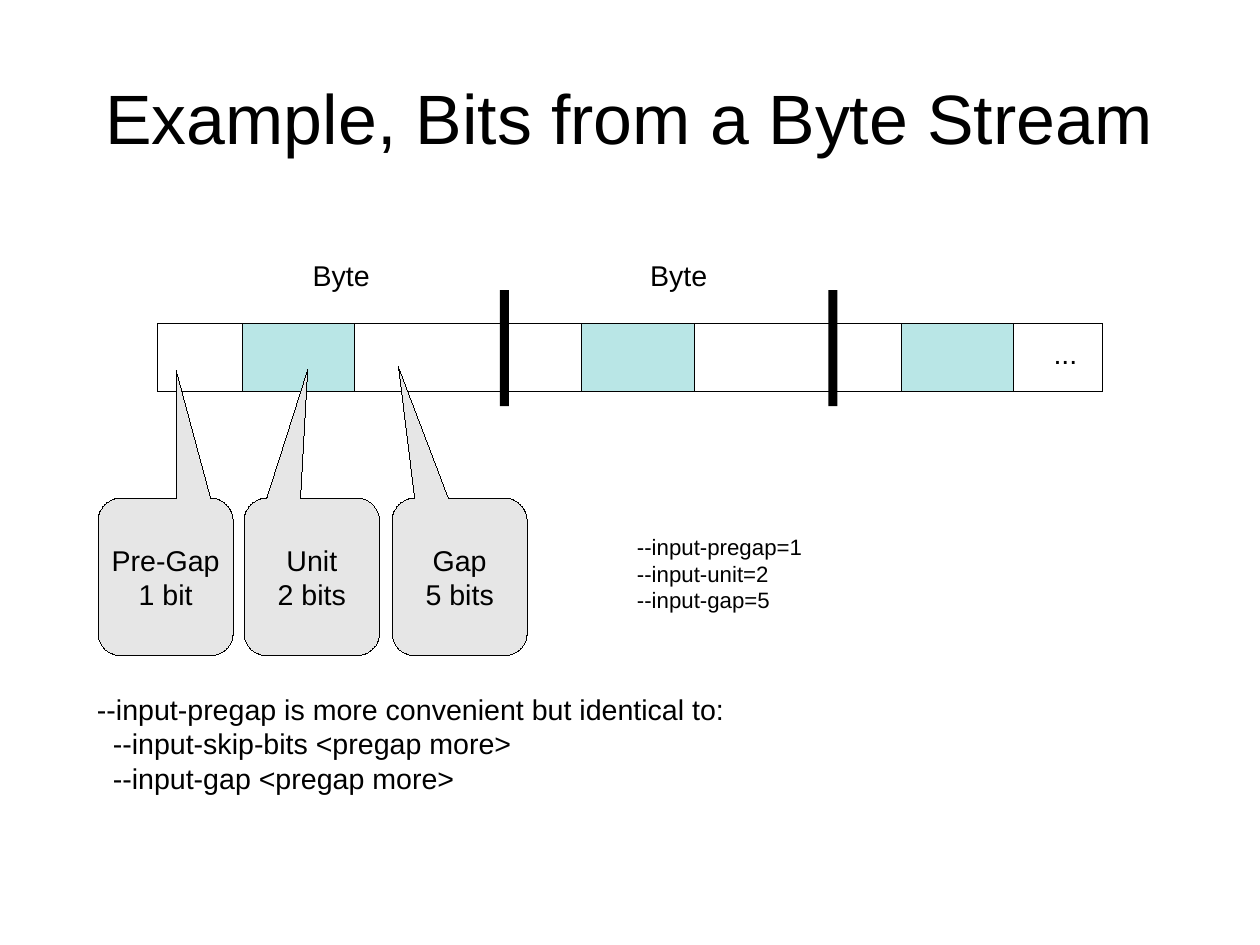
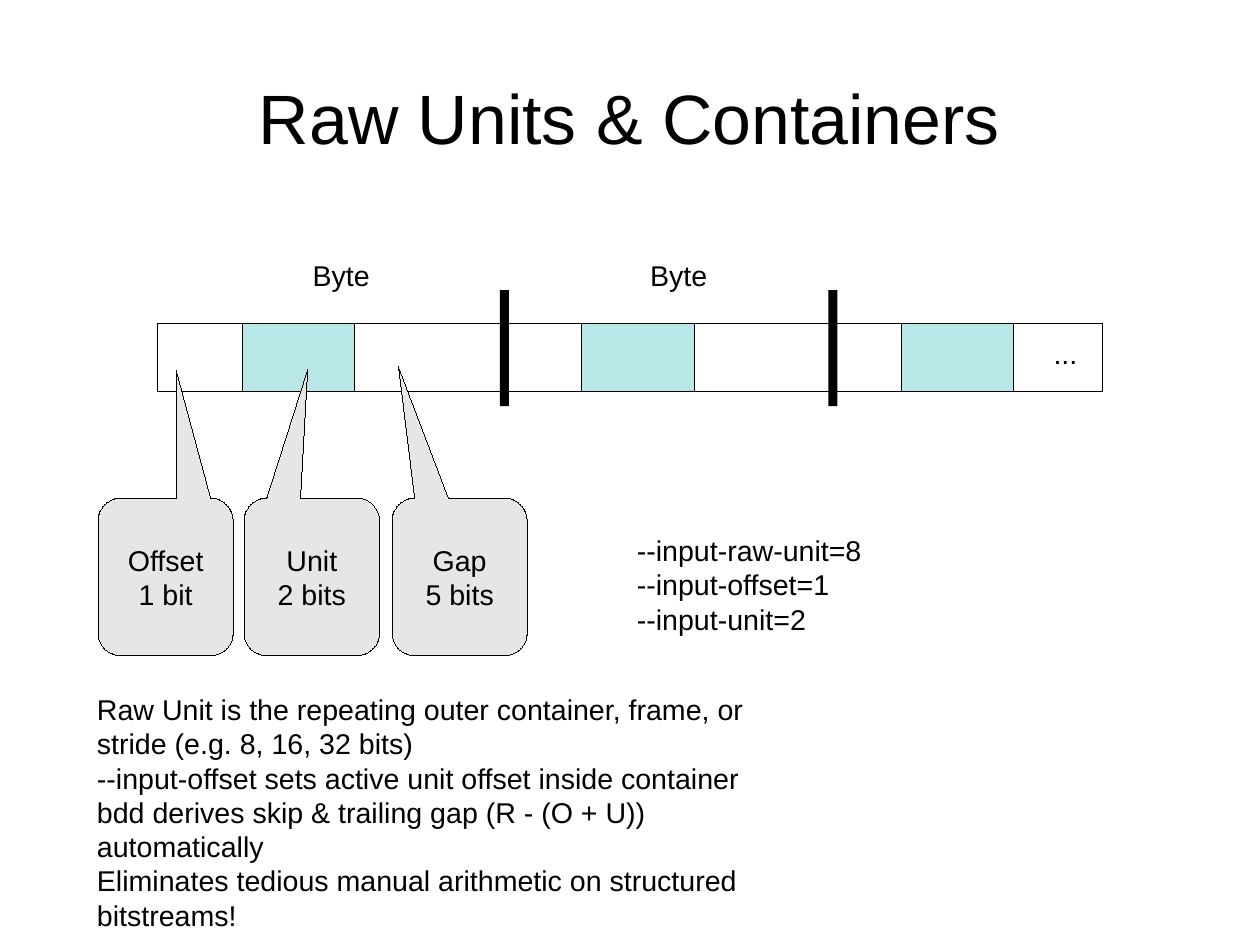
Before and after one commit to e-t-u/bdd, a slide deck: slide 3 of docs/Presentation.odp. Drawn at 1260x945 pixels with LibreOffice and Linux fonts; fonts in the diff are those of the drawing. Boxes give left, top, right and bottom in pixels: in the first picture for what was removed or moved away, otherwise in the second. Text is boxed around its words. In the diff, an @@ line names an element or a change of style, - is before the commit and + after.

```diff
--- a/docs/Presentation.odp
+++ b/docs/Presentation.odp
@@ title at (259,93,1000,145): text changed @@
-Example, Bits from a Byte Stream
+Raw Units & Containers
@@ text in rounded speech box at (128,550,204,572): text changed @@
-Pre-Gap
+Offset
@@ text at (637,540,861,601): text changed; size 14 to 18 pt @@
---input-pregap=1
+--input-raw-unit=8
+--input-offset=1
@@ text at (637,592,770,613): paragraph removed @@
---input-gap=5
@@ text at (637,609,806,635): size 14 to 18 pt in "--input-unit=2" @@
@@ text at (97,699,743,927): text changed @@
---input-pregap is more convenient but identical to:
---input-skip-bits <pregap more>
---input-gap <pregap more>
+Raw Unit is the repeating outer container, frame, or stride (e.g. 8, 16, 32 bits)
+--input-offset sets active unit offset inside container
+bdd derives skip & trailing gap (R - (O + U)) automatically
+Eliminates tedious manual arithmetic on structured bitstreams!
```
Also in this commit, not shown: 8 other slides changed, 5 slides added, 2 slides removed, 2 other files.
